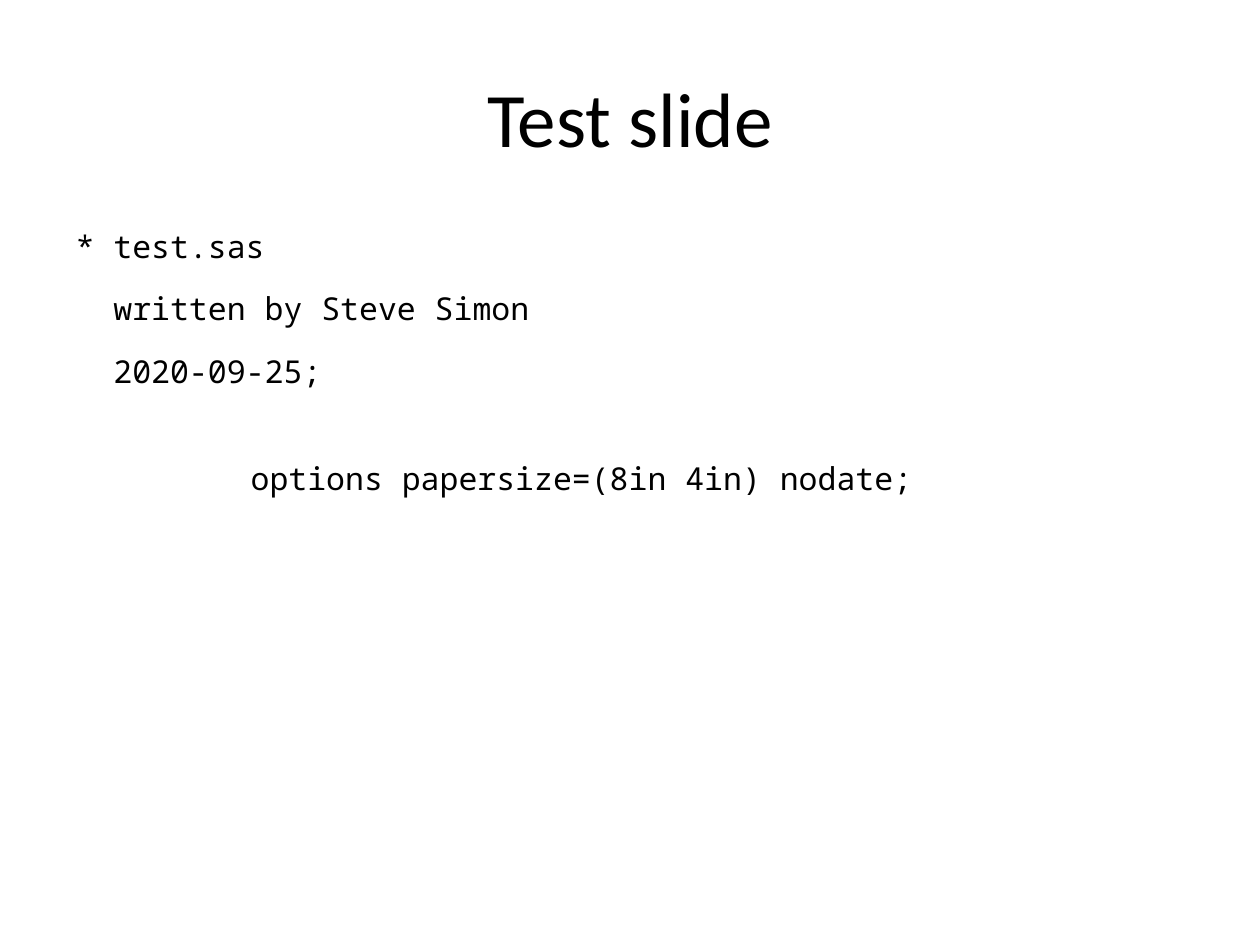
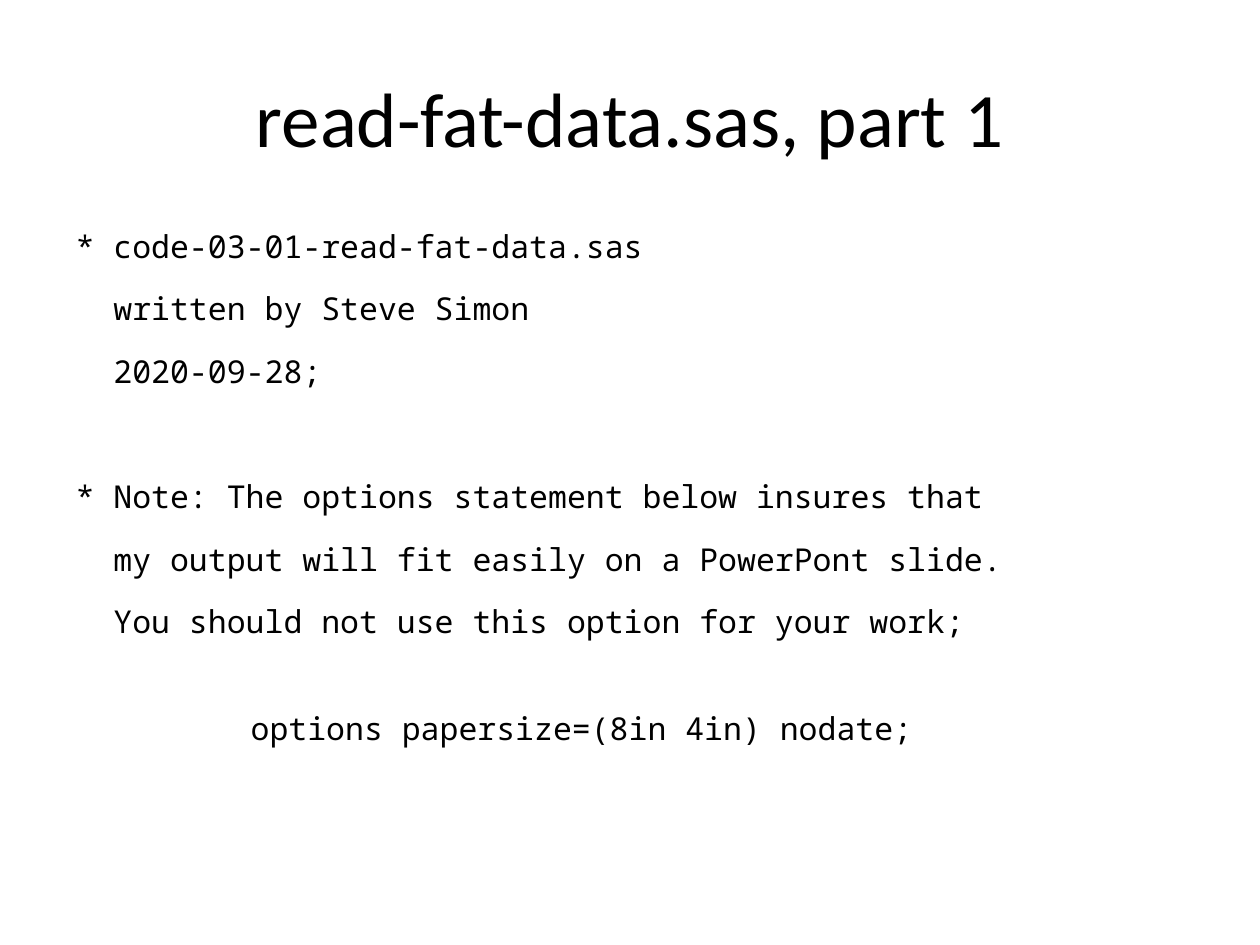
Before and after one commit to classes-simon/5507, a slide deck: slide 2 of module03/src/slides-and-speaker-notes-03.pptx. Drawn at 1260x945 pixels with LibreOffice and Linux fonts; fonts in the diff are those of the drawing. Boxes give left, top, right and bottom in pixels: in the first picture for what was removed or moved away, otherwise in the second. Text is boxed around its words. In the diff, an @@ line names an element or a change of style, - is before the commit and + after.

```diff
--- a/module03/src/slides-and-speaker-notes-03.pptx
+++ b/module03/src/slides-and-speaker-notes-03.pptx
@@ title at (x1=256, y1=93, x2=1003, y2=160): text changed @@
-Test slide
+read-fat-data.sas, part 1
@@ text at (x1=113, y1=234, x2=1001, y2=748): text changed @@
-* test.sas
-written by Steve Simon
-2020-09-25;
-options papersize=(8in 4in) nodate;
+* code-03-01-read-fat-data.sas
+written by Steve Simon
+2020-09-28;
+* Note: The options statement below insures that
+my output will fit easily on a PowerPont slide.
+You should not use this option for your work;
+options papersize=(8in 4in) nodate;
```
Also in this commit, not shown: 1 other slide changed, 6 slides added, 4 other files.
